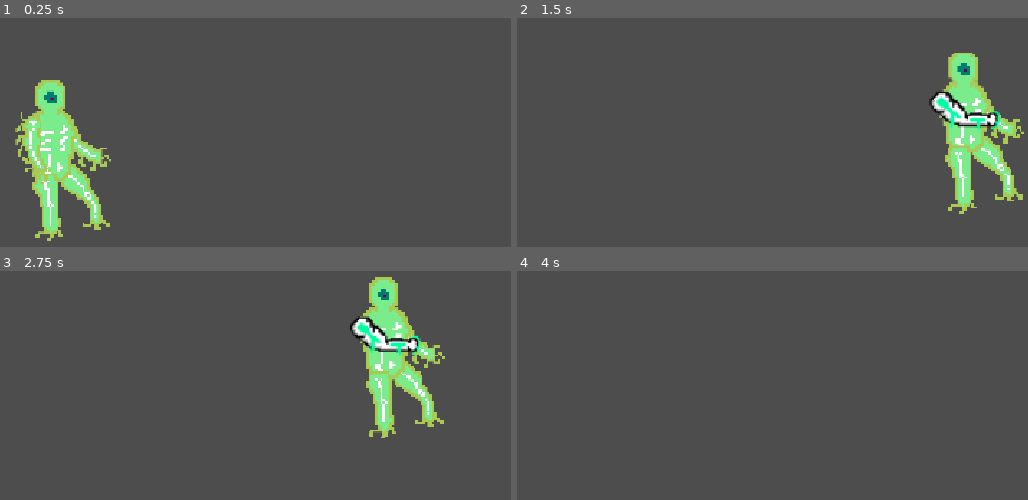
Above: before the commit, frames 1-4 (two rows, left to right).
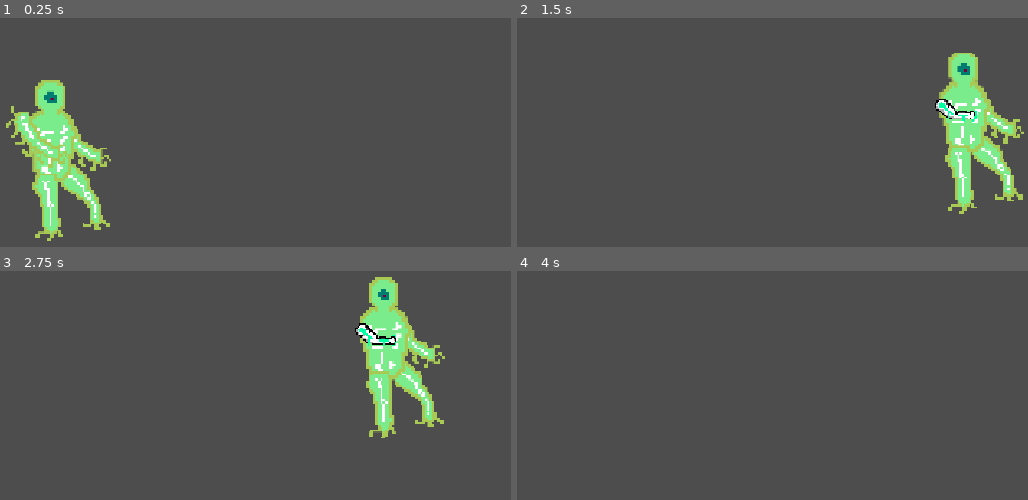
Above: after the commit, the same moments.

Repository: rohit0110/RogueLike
Game: Godot game, scene res://player_character.tscn
The game is run twice, just before and just after one commit, with the same random seed, the same clock (stepped at 60 frames per second) and the same inputs. This scene is started directly instead of the project's main scene.
Inputs:
- Up to frame 1 (0.25 s): no input
- Up to frame 2 (1.5 s): tap Enter at 0.5 s; hold D (move_right) from 0.53 s (still down); tap E (change_arm) at 0.6, 1.35 s; tap W (jump) at 0.77 s
- Up to frame 3 (2.75 s): tap W (jump) at 1.52 s; tap Space at 2 s; release D (move_right) at 2.03 s; hold A (move_left) from 2.03 s (still down); tap E (change_arm) at 2.1 s
- Up to frame 4 (4 s): release A (move_left) at 2.78 s; hold D (move_right) from 2.78 s (still down); tap E (change_arm) at 2.85, 3.6 s; tap W (jump) at 3.02, 3.77 s; tap Enter at 3.5 s

The runs differ from the first frame. In frame 1, 1.2% of the frame differs, in the area x 1-14%, y 38-73%; in frame 2, 1.1%; in frame 3, 1.1%; in frame 4, nothing differs.

Commit message:
Left arm change  v2

Diff:
--- /dev/null
+++ b/merge/BodyParts/Arms/default_arm.tscn
@@ -0,0 +1,13 @@
+[gd_scene load_steps=2 format=3 uid="uid://cx26m8ejujhp8"]
+
+[ext_resource type="Texture2D" uid="uid://cuoqxj008ksdx" path="res://Assets/Toechondria_Walk_SeparateParts_1.png" id="1_tcb8q"]
+
+[node name="default_arm" type="Node2D"]
+
+[node name="Sprite2D" type="Sprite2D" parent="."]
+
+[node name="ToechondriaWalkSeparateParts1" type="Sprite2D" parent="."]
+scale = Vector2(0.2, 0.2)
+texture = ExtResource("1_tcb8q")
+region_enabled = true
+region_rect = Rect2(1384, 2346, 455, 438)
--- /dev/null
+++ b/merge/BodyParts/Arms/test_arm.tscn
@@ -0,0 +1,11 @@
+[gd_scene load_steps=2 format=3 uid="uid://bfony667xs5jm"]
+
+[ext_resource type="Texture2D" uid="uid://bivfiitd270bm" path="res://Assets/test_arm.png" id="1_r4mqa"]
+
+[node name="TestArm" type="Node2D"]
+
+[node name="Sprite2D" type="Sprite2D" parent="."]
+texture_filter = 1
+position = Vector2(7, 7)
+scale = Vector2(1.5, 1.5)
+texture = ExtResource("1_r4mqa")
--- /dev/null
+++ b/merge/node_2d.gd
@@ -0,0 +1 @@
+extends Node2D
--- a/merge/player_character.gd
+++ b/merge/player_character.gd
@@ -1,9 +1,19 @@
 extends Node2D
 
 var move_speed_pixels : int = 10
+var current_arm : Node2D = null
+@onready var arm_slot = $left_arm_slot
 # Called when the node enters the scene tree for the first time.
 func _ready() -> void:
-	pass # Replace with function body.
+	swap_arm("res://BodyParts/Arms/default_arm.tscn")
+
+func swap_arm(arm_path : String):
+	if current_arm:
+		current_arm.queue_free()
+
+	var arm_scene = load(arm_path)
+	current_arm = arm_scene.instantiate()
+	arm_slot.add_child(current_arm)
 
 
 # Called every frame. 'delta' is the elapsed time since the previous frame.
@@ -21,7 +31,4 @@
 		position.y -= move_speed_pixels
 
 	if Input.is_action_just_pressed("change_arm"):
-		$LeftArm.region_enabled = false
-		$LeftArm.texture = load("res://Assets/test_arm.png")
-		$LeftArm.scale = Vector2(2.5,2.5)
-		$LeftArm.position = Vector2(490, 183)
+		swap_arm("res://BodyParts/Arms/test_arm.tscn")
--- a/merge/player_character.tscn
+++ b/merge/player_character.tscn
@@ -7,7 +7,7 @@
 radius = 47.0
 height = 230.0
 
-[node name="PlayerCharacter" type="Node2D"]
+[node name="PlayerCharacter" type="CharacterBody2D"]
 script = ExtResource("1_5up26")
 
 [node name="RightLeg" type="Sprite2D" parent="."]
@@ -31,19 +31,15 @@
 region_enabled = true
 region_rect = Rect2(2534.61, 1270.66, 302.738, 430.56)
 
+[node name="left_arm_slot" type="Node2D" parent="."]
+position = Vector2(470, 171)
+
 [node name="LeftLeg" type="Sprite2D" parent="."]
 position = Vector2(485, 274)
 scale = Vector2(0.2, 0.2)
 texture = ExtResource("2_4akcp")
 region_enabled = true
 region_rect = Rect2(3572.37, 1643.38, 368.38, 563.405)
-
-[node name="LeftArm" type="Sprite2D" parent="."]
-position = Vector2(465, 185)
-scale = Vector2(0.2, 0.2)
-texture = ExtResource("2_4akcp")
-region_enabled = true
-region_rect = Rect2(1343.92, 1255.3, 314.207, 530.901)
 
 [node name="Head" type="Sprite2D" parent="."]
 position = Vector2(490, 114)
Not shown, added: merge/node_2d.gd.uid
